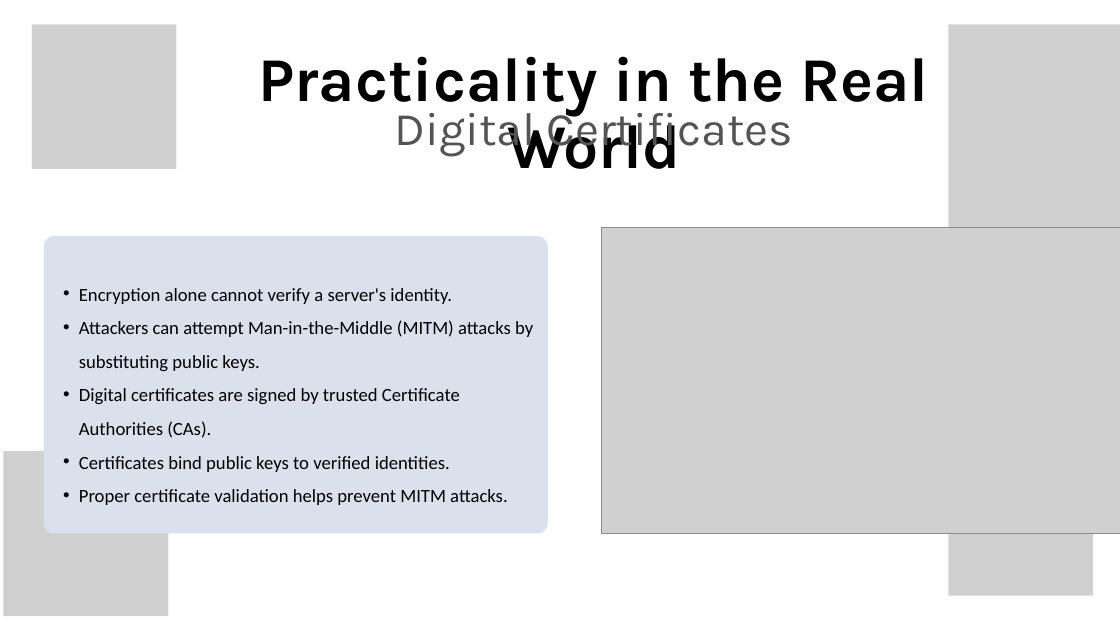
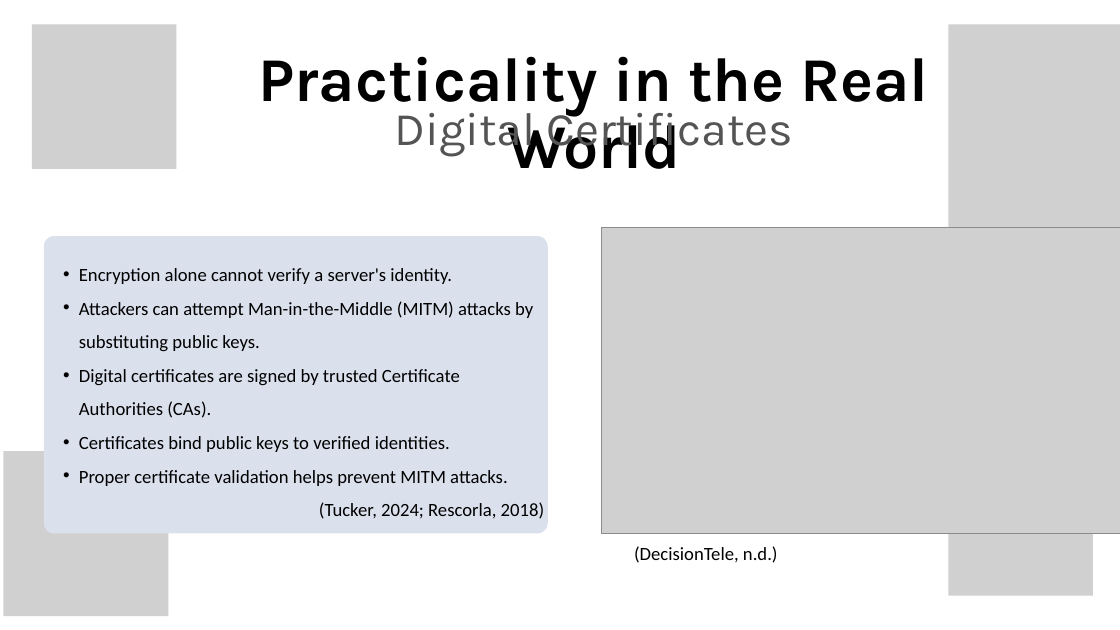
Before and after one commit to Muffinszer/cep146-teamproject1, a slide deck: slide 5 of RSA Encryption.pptx. Drawn at 1120x630 pixels with LibreOffice and Linux fonts; fonts in the diff are those of the drawing; grey boxes stand for pictures; background and template pictures are left out. Boxes give left, top, right and bottom in pixels: in the first picture for what was removed or moved away, otherwise in the second. Text is boxed around its words. In the diff, an @@ line names an element or a change of style, - is before the commit and + after.

```diff
--- a/RSA Encryption.pptx
+++ b/RSA Encryption.pptx
@@ text "Encryption alone cannot verify a ...": place and size @@
-text "Encryption alone cannot verify a ..." at (79,288,533,505)
+text "Encryption alone cannot verify a ..." at (79,268,544,519)
@@ text at (319,502,544,519): paragraph added @@
+  (Tucker, 2024; Rescorla, 2018)
@@ text added at (634,546,778,563), 24 pt, text #000000 @@
+  (DecisionTele, n.d.)
```
Also in this commit, not shown: 7 other slides changed, 1 slide added.
